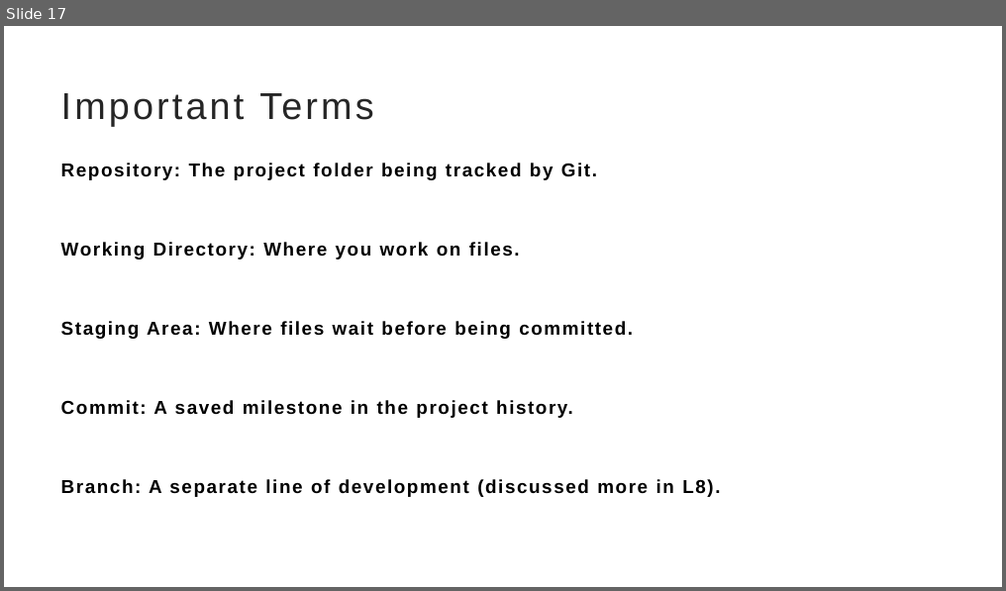
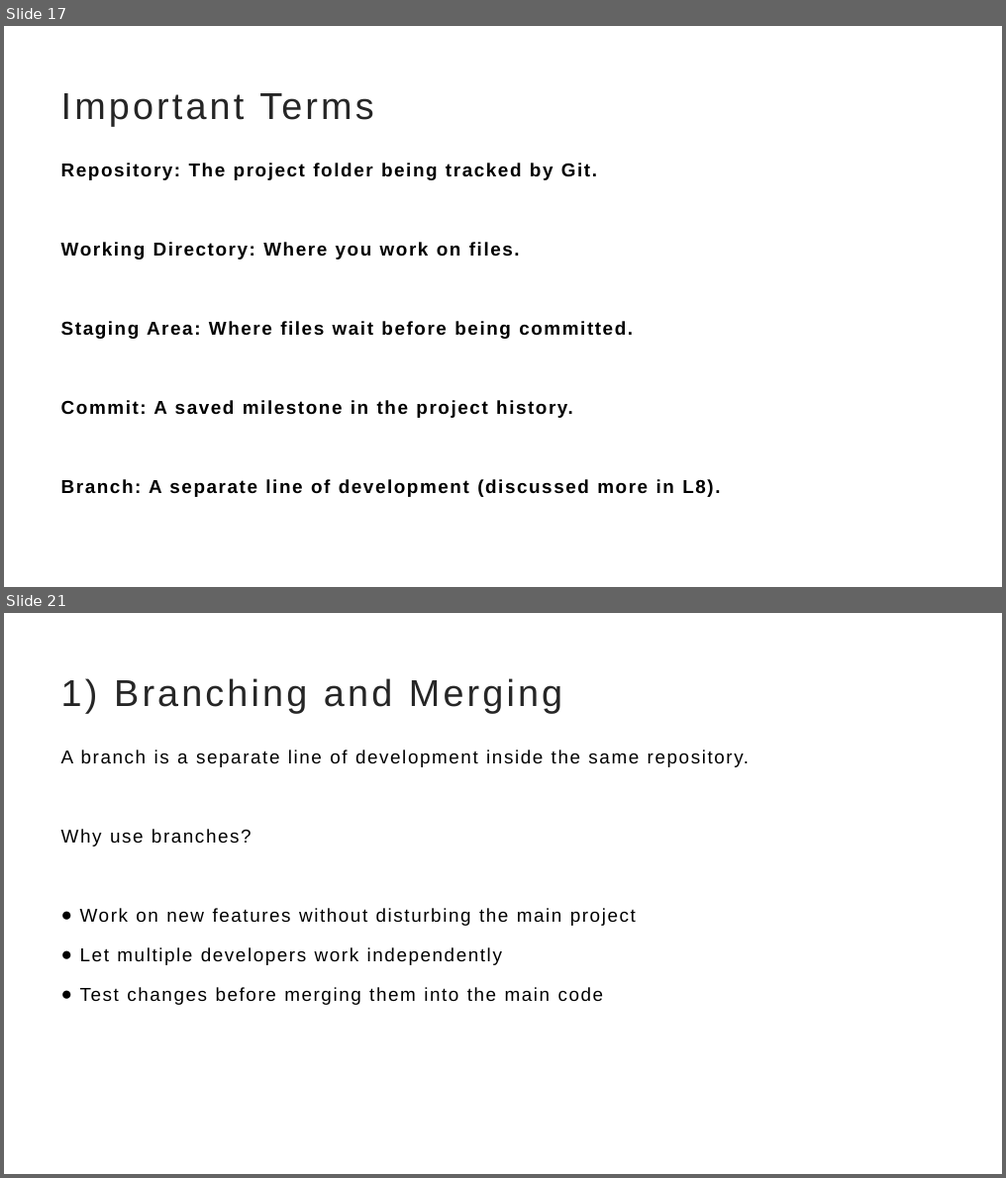
Before and after one commit to TahirMahmoodKamboh/git, a slide deck: Git-Lec-1-Lec2.pptx. Shown one above the other, each under a label of ours: slide 17 before the commit, slides 17 and 21 after it; the slides between them are not shown. The pictures are 1006x591 and 1006x1178 pixels, drawn with LibreOffice and Linux fonts; fonts in the diff are those of the drawing. Boxes give left, top, right and bottom in pixels: in the first picture for what was removed or moved away, otherwise in the second. Text is boxed around its words. In the diff, an @@ line names an element or a change of style, - is before the commit and + after.

```diff
--- a/Git-Lec-1-Lec2.pptx
+++ b/Git-Lec-1-Lec2.pptx
@@ slide 21 added at (4,613,1002,1174), background #FFFFFF @@
@@ title added at (61,678,562,713), 36 pt, text #262626 @@
+1) Branching and Merging
@@ text added at (61,750,748,1005), 18 pt, text #000000 @@
+A branch is a separate line of development inside the same repository.
+Why use branches?
+● Work on new features without disturbing the main project
+● Let multiple developers work independently
+● Test changes before merging them into the main code
```
Also in this commit, not shown: 21 other slides added, 4 other files.
